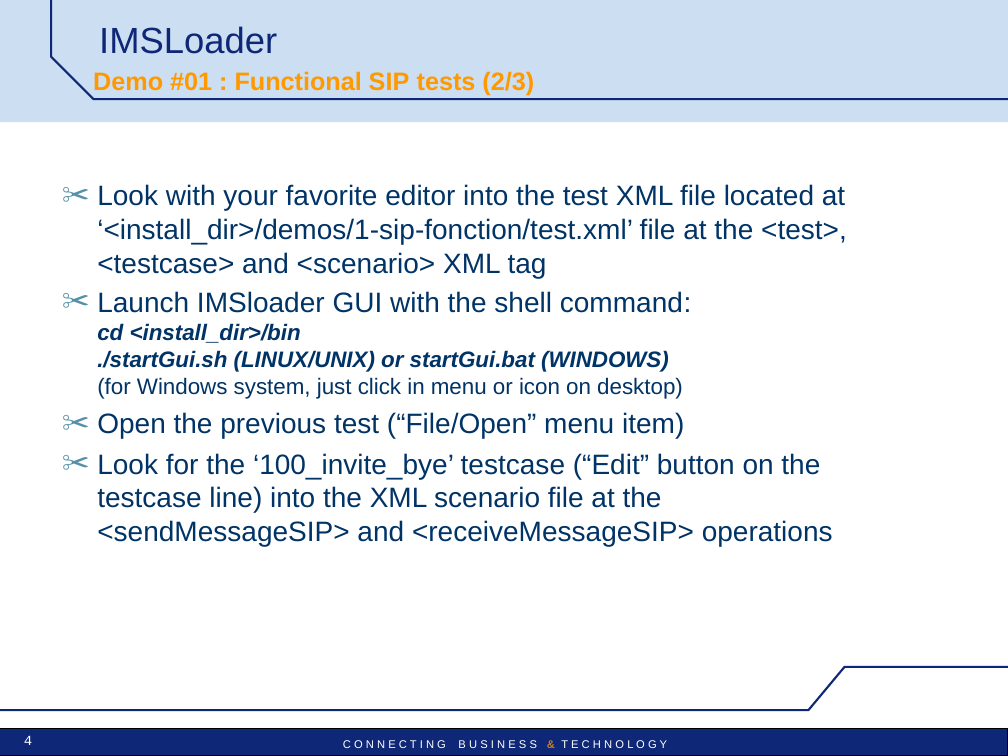
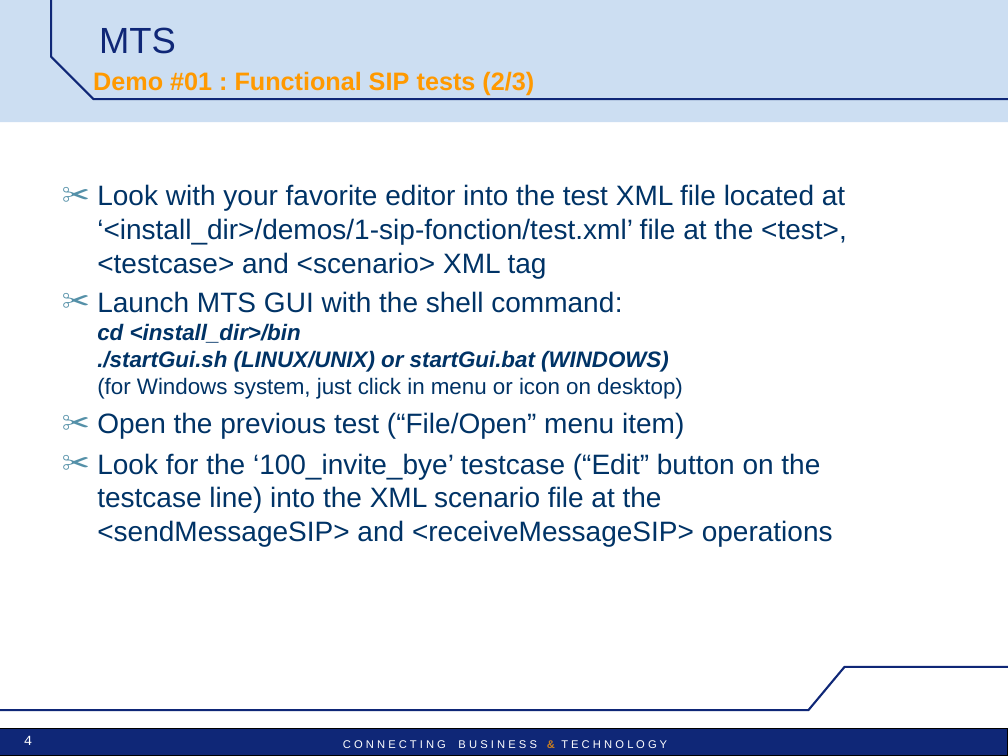
Before and after one commit to satishghiwari/mts-project, a slide deck: slide 4 of mts/src/main/doc/MTS-Pres-demos.ppt. Drawn at 1008x756 pixels with LibreOffice and Linux fonts; fonts in the diff are those of the drawing; background and template pictures are left out. Boxes give left, top, right and bottom in pixels: in the first picture for what was removed or moved away, otherwise in the second. Text is boxed around its words. In the diff, an @@ line names an element or a change of style, - is before the commit and + after.

```diff
--- a/mts/src/main/doc/MTS-Pres-demos.ppt
+++ b/mts/src/main/doc/MTS-Pres-demos.ppt
@@ title at [99,27,176,54]: text changed @@
-IMSLoader
+MTS
@@ text at [97,291,683,399]: text changed @@
-✂ Launch IMSloader GUI with the shell command:
-  cd <install_dir>/bin
-  ./startGui.sh (LINUX/UNIX) or startGui.bat (WINDOWS)
-  (for Windows system, just click in menu or icon on desktop)
+✂ Launch MTS GUI with the shell command:
+  cd <install_dir>/bin
+  ./startGui.sh (LINUX/UNIX) or startGui.bat (WINDOWS)
+  (for Windows system, just click in menu or icon on desktop)
```
Also in this commit, not shown: 24 other slides changed, 35 other files.
